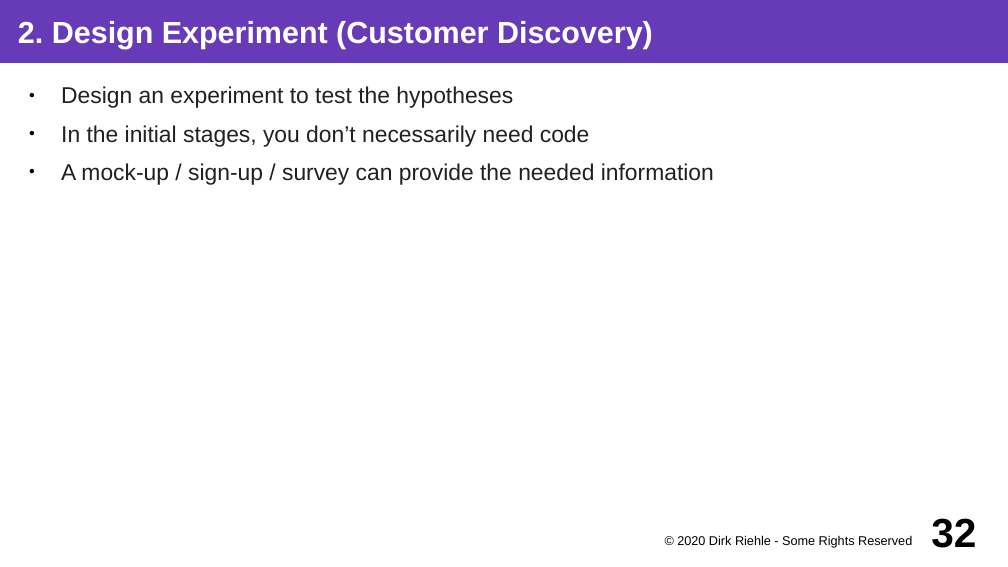
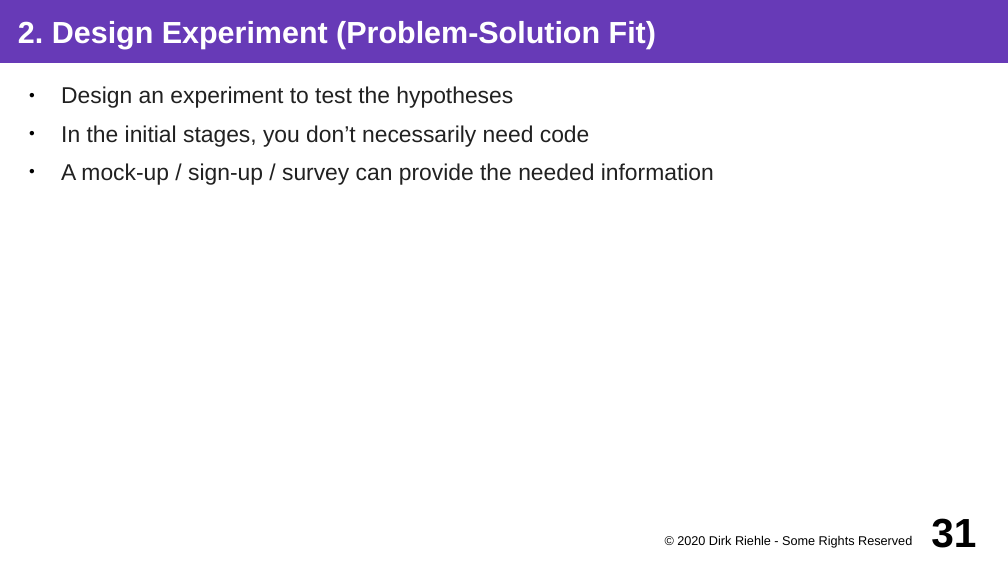
Before and after one commit to dirkriehle/coss-course, a slide deck: slide 31 of Lecture slides/COSS D01 - Software Startups.odp (slide 32 before the commit). Drawn at 1008x567 pixels with LibreOffice and Linux fonts; fonts in the diff are those of the drawing. Boxes give left, top, right and bottom in pixels: in the first picture for what was removed or moved away, otherwise in the second. Text is boxed around its words. In the diff, an @@ line names an element or a change of style, - is before the commit and + after.

```diff
--- a/Lecture slides/COSS D01 - Software Startups.odp
+++ b/Lecture slides/COSS D01 - Software Startups.odp
@@ title at <box>18,21,656,49</box>: text changed @@
-2. Design Experiment (Customer Discovery)
+2. Design Experiment (Problem-Solution Fit)
@@ page number at <box>931,518,976,548</box>: text changed @@
-32
+31
```
Also in this commit, not shown: 20 other slides changed, 4 slides added, 3 slides removed, 4 other files.
